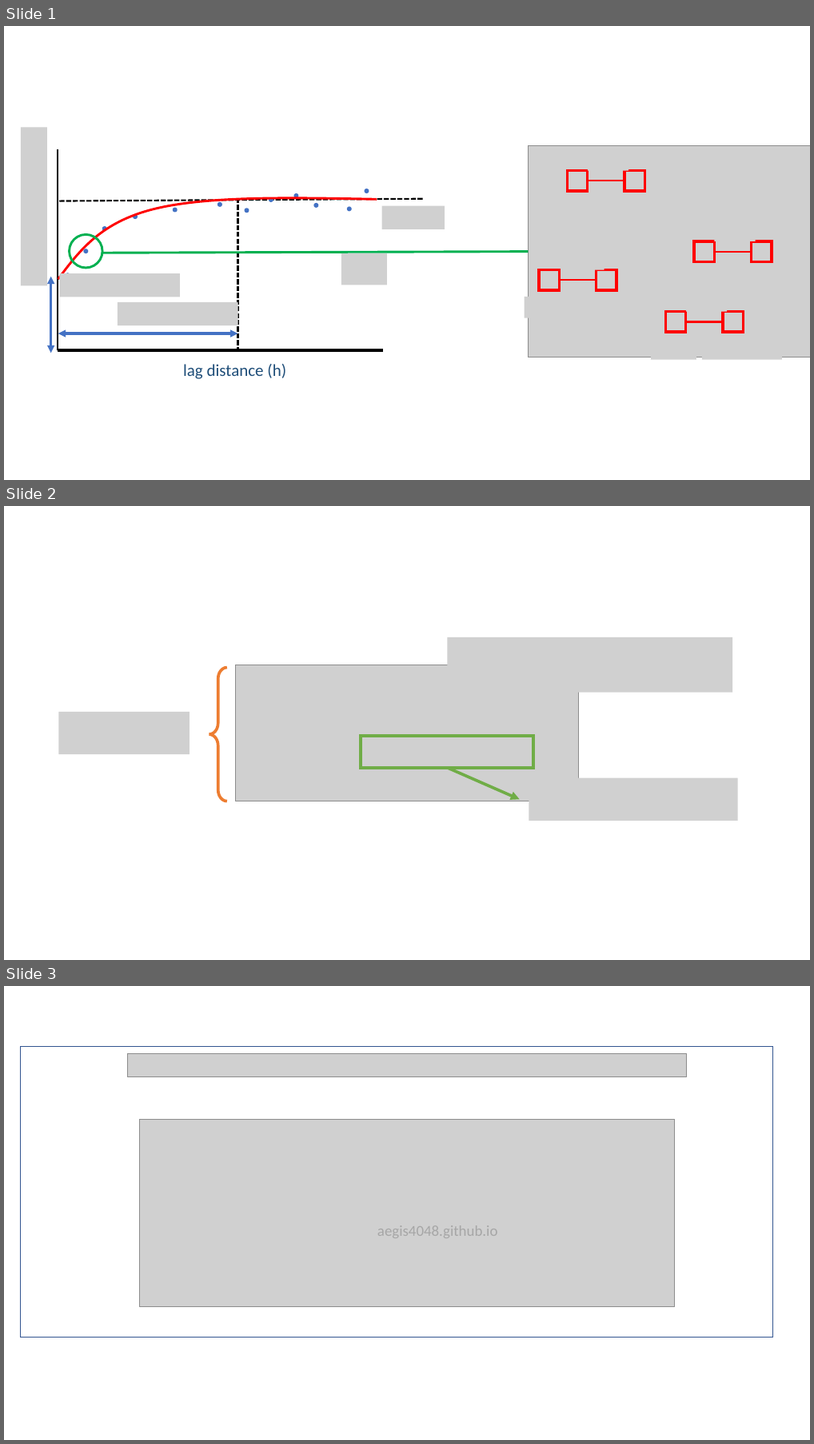
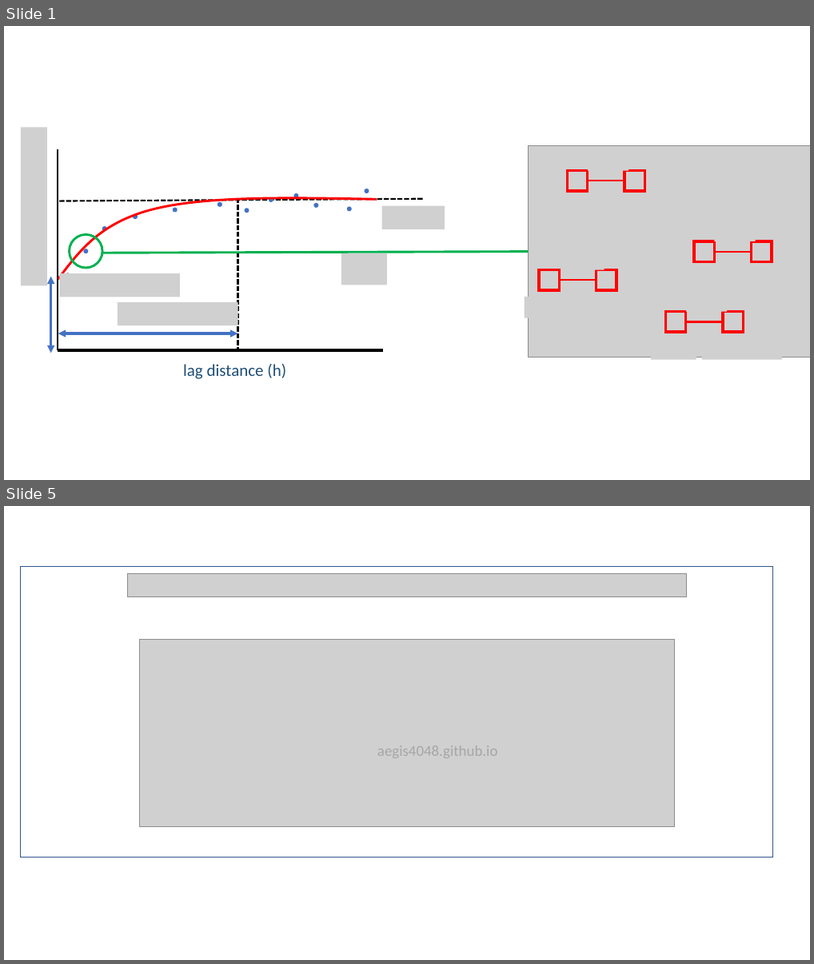
Before and after one commit to aegis4048/aegis4048.github.io-source, a slide deck: content/downloads/notebooks/spatial.pptx. Shown one above the other, each under a label of ours: slides 1, 2 and 3 before the commit, slides 1 and 5 after it; the slides between them are not shown. The pictures are 814x1444 and 814x964 pixels, drawn with LibreOffice and Linux fonts; fonts in the diff are those of the drawing; grey boxes stand for pictures. Boxes give left, top, right and bottom in pixels: in the first picture for what was removed or moved away, otherwise in the second. Text is boxed around its words. In the diff, an @@ line names an element or a change of style, - is before the commit and + after.

```diff
--- a/content/downloads/notebooks/spatial.pptx
+++ b/content/downloads/notebooks/spatial.pptx
@@ slide 2 removed at <box>4,506,810,960</box>, background #FFFFFF @@
@@ picture removed at <box>447,637,733,692</box> @@
@@ left brace removed at <box>209,668,226,801</box> @@
@@ picture removed at <box>236,664,579,800</box> @@
@@ picture removed at <box>59,712,190,755</box> @@
@@ rectangle removed at <box>361,736,534,768</box> @@
@@ arrow removed from (447, 768) to (520, 800) @@
@@ picture removed at <box>529,778,738,820</box> @@
@@ what was slide 3 is now slide 5 @@
```
Also in this commit, not shown: 3 slides added, 5 other files.
